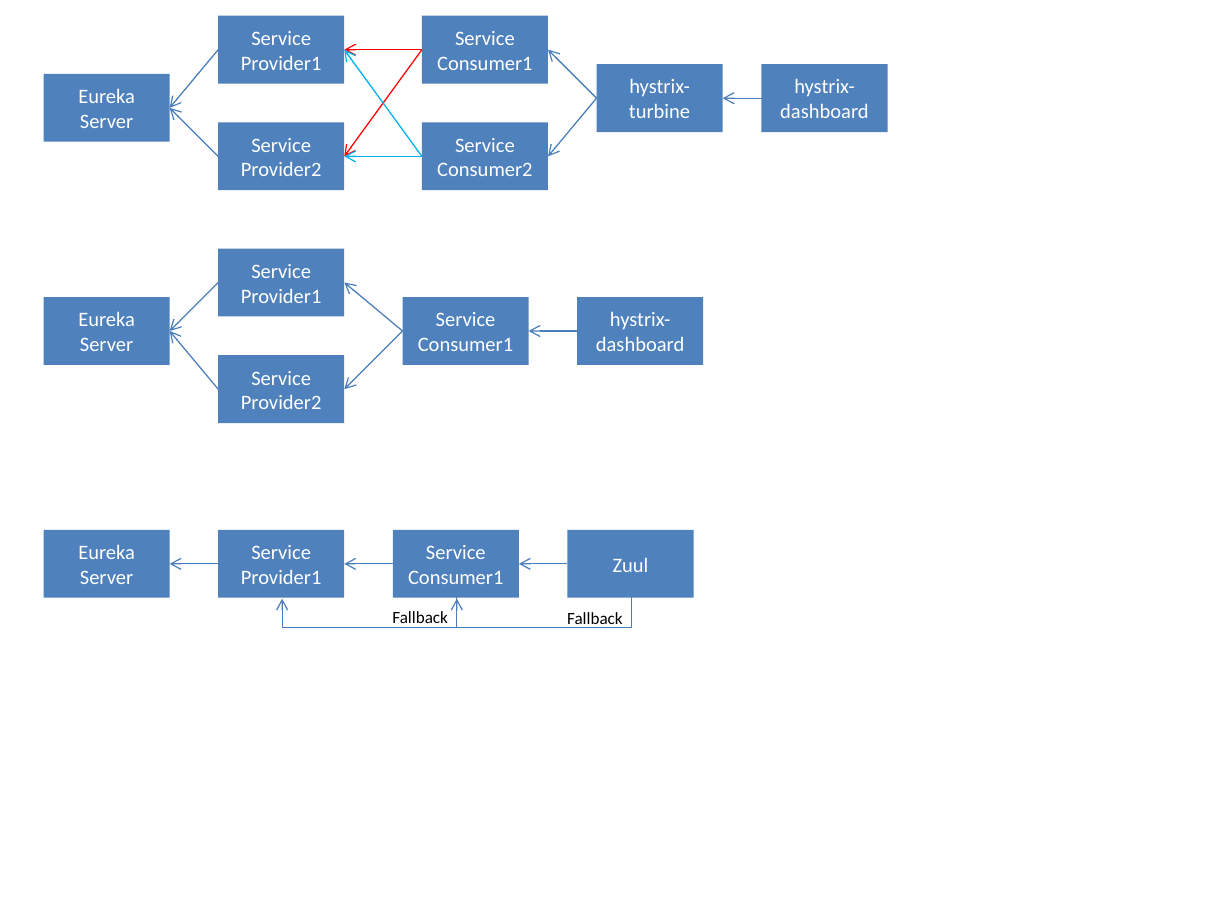
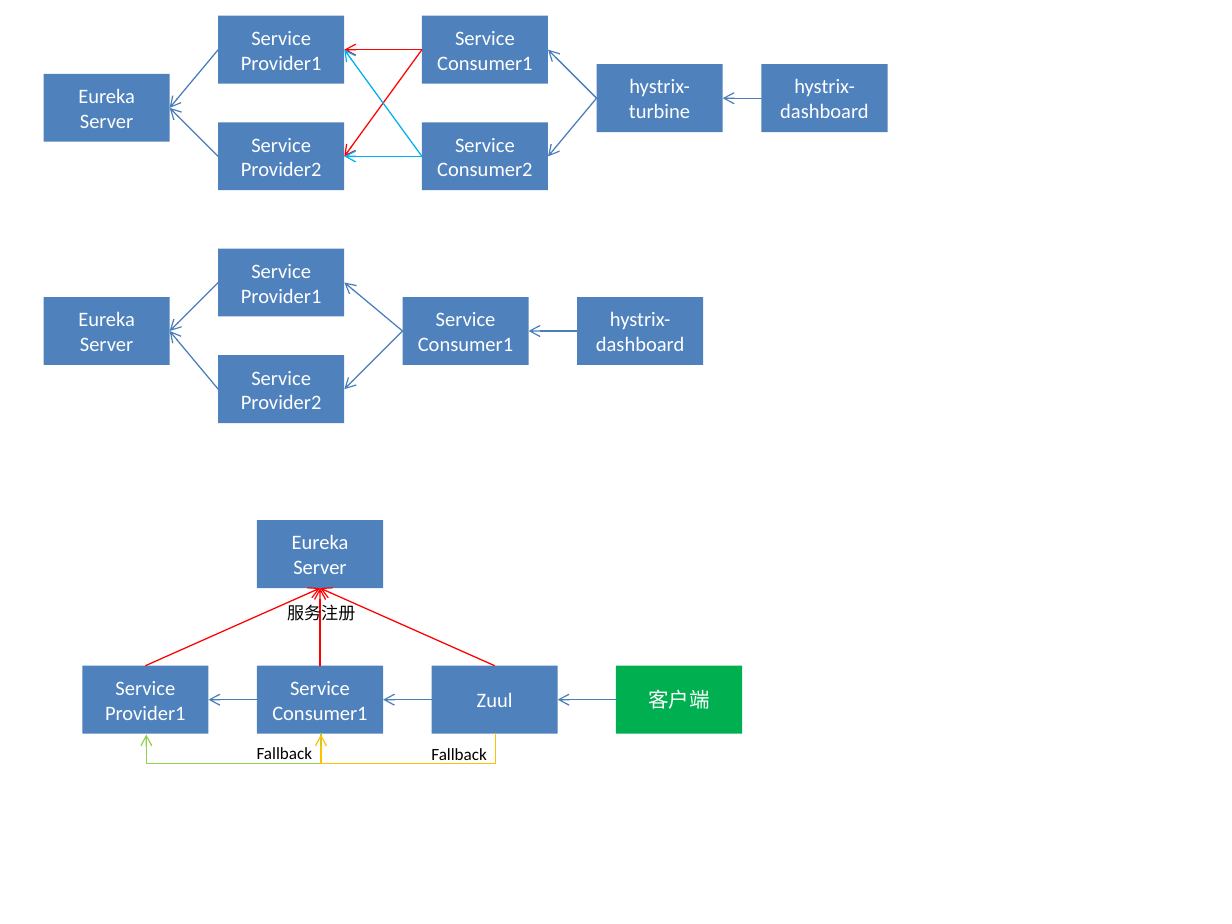
Before and after one commit to chenjuwen/springcloud, a slide deck: slide 1 of doc/架构图.pptx. Drawn at 1232x924 pixels with LibreOffice and Linux fonts; fonts in the diff are those of the drawing. Boxes give left, top, right and bottom in pixels: in the first picture for what was removed or moved away, otherwise in the second. Text is boxed around its words. In the diff, an @@ line names an element or a change of style, - is before the commit and + after.

```diff
--- a/doc/架构图.pptx
+++ b/doc/架构图.pptx
@@ rectangle "Eureka Server" moved from (x1=43, y1=530, x2=169, y2=598) to (x1=257, y1=520, x2=383, y2=588) @@
@@ arrow moved from (218, 564) - (170, 564) to (145, 665) - (320, 588) @@
@@ arrow (145, 665) - (320, 588): stroke #4B7EBC 0.75 pt to #FF0000 0.75 pt @@
@@ arrow added from (320, 665) to (320, 588), #FF0000 0.75 pt @@
@@ arrow added from (495, 665) to (320, 588), #FF0000 0.75 pt @@
@@ text added at (x1=287, y1=602, x2=355, y2=625), 10 pt, text #000000 @@
+服务注册
@@ rectangle added at (x1=616, y1=665, x2=742, y2=733), fill #00B050, 12 pt, text #FFFFFF @@
+客户端
@@ arrow added from (616, 700) to (558, 700), #4B7EBC 0.75 pt @@
@@ elbow arrow (322, 733) - (147, 734): stroke #4B7EBC 0.75 pt to #92D050 0.75 pt @@
@@ 3 rectangles, 2 texts, 2 arrows, 2 elbow arrows moved together from (x1=218, y1=530, x2=694, y2=628) to (x1=83, y1=665, x2=557, y2=764) @@
@@ elbow arrow (495, 733) - (322, 734): stroke #4B7EBC 0.75 pt to #FFC000 0.75 pt @@
```
Also in this commit, not shown: 4 other files.
